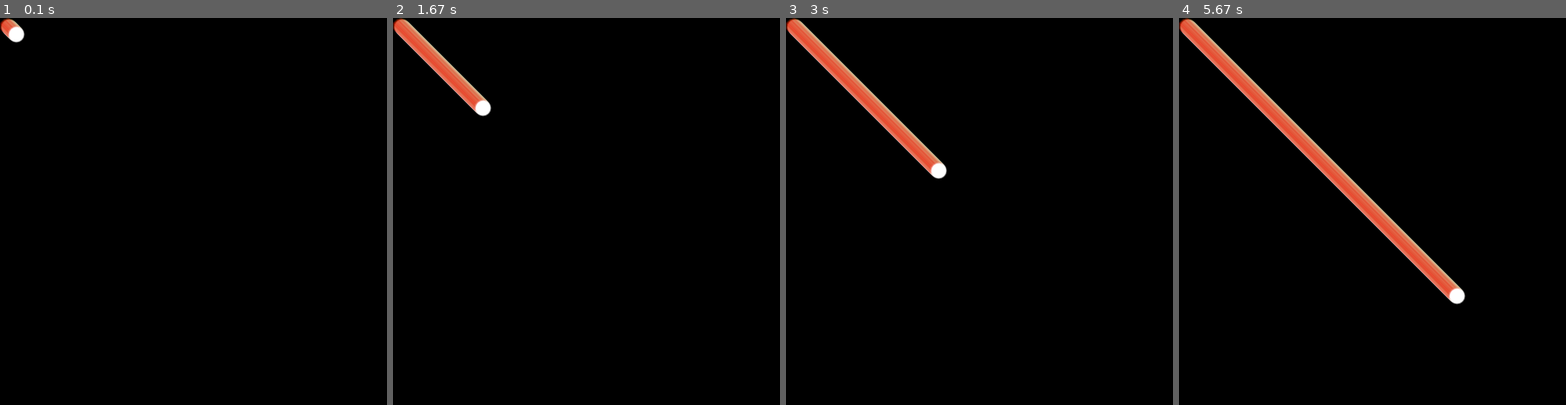
Above: before the commit, frames 1-4 (left to right).
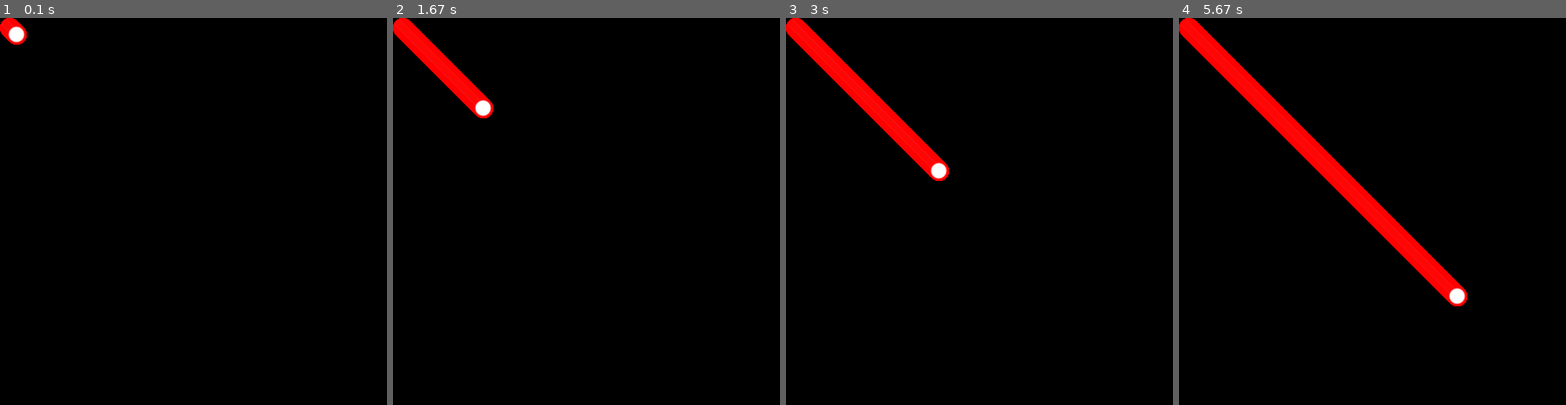
Above: after the commit, the same moments.

Repository: Raytray/Sandbox
Game: pygame game, started from pygame/tut.py
The game is run twice, just before and just after one commit, with the same random seed, the same clock (stepped at 60 frames per second) and the same inputs.
Inputs:
- Up to frame 1 (0.1 s): no input
- Up to frame 2 (1.67 s): no input
- Up to frame 3 (3 s): no input
- Up to frame 4 (5.67 s): no input

The runs differ from the first frame. In frame 1, 0.2% of the frame differs, in the area x 0-7%, y 0-7%; in frame 2, 1.7%; in frame 3, 2.9%; in frame 4, 5.3%, in the area x 0-75%, y 0-75%.

Commit message:
Fixed red trail being oddly done. Should use an array to keep track of where the red trail is instead of exploiting where the screen updates. This would enable us to calculate into the future.

Diff:
--- a/pygame/tut.py
+++ b/pygame/tut.py
@@ -9,21 +9,20 @@
 screen = pygame.display.set_mode(size)
 
 trail = pygame.image.load("trail.png")
-trailrect = trail.get_rect()
 ball = pygame.image.load("ball.png")
 ballrect = ball.get_rect()
 
 while 1:
     for event in pygame.event.get():
-        if event.type == pygame.QUIT: sys.exit()
+        if event.type ==pygame.QUIT:
+            sys.exit()
 
-    screen.blit(trail, trailrect)
+    screen.blit(trail, ballrect)
     ballrect = ballrect.move(speed)
+    screen.blit(ball, ballrect)
     if ballrect.left < 0 or ballrect.right > width:
         speed[0] = -speed[0]
     if ballrect.top < 0 or ballrect.bottom > height:
         speed[1] = -speed[1]
 
-    screen.blit(ball, ballrect)
-    trailrect = trailrect.move(speed)
     pygame.display.flip()
Binary file changed: pygame/trail.png
